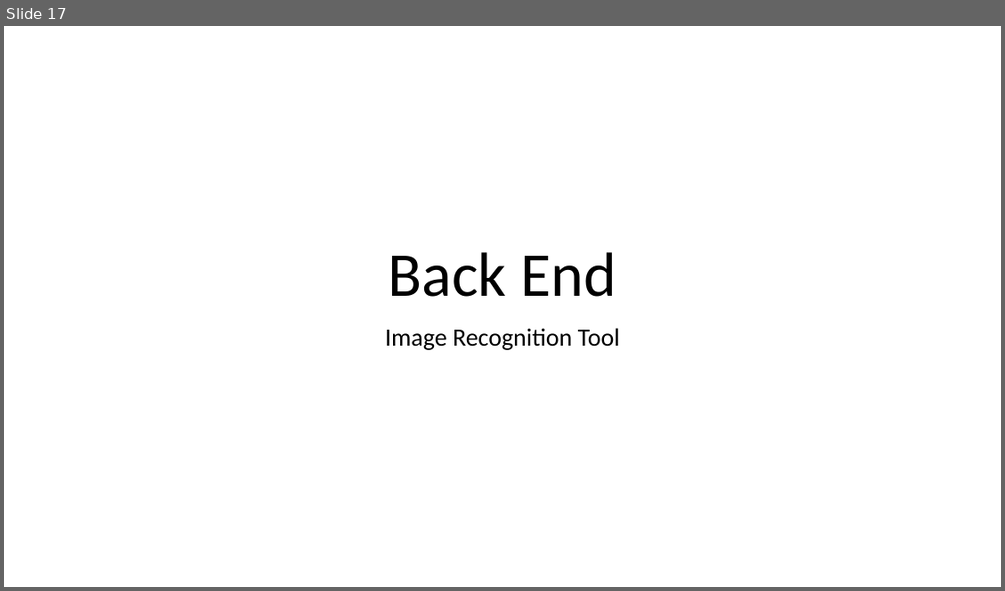
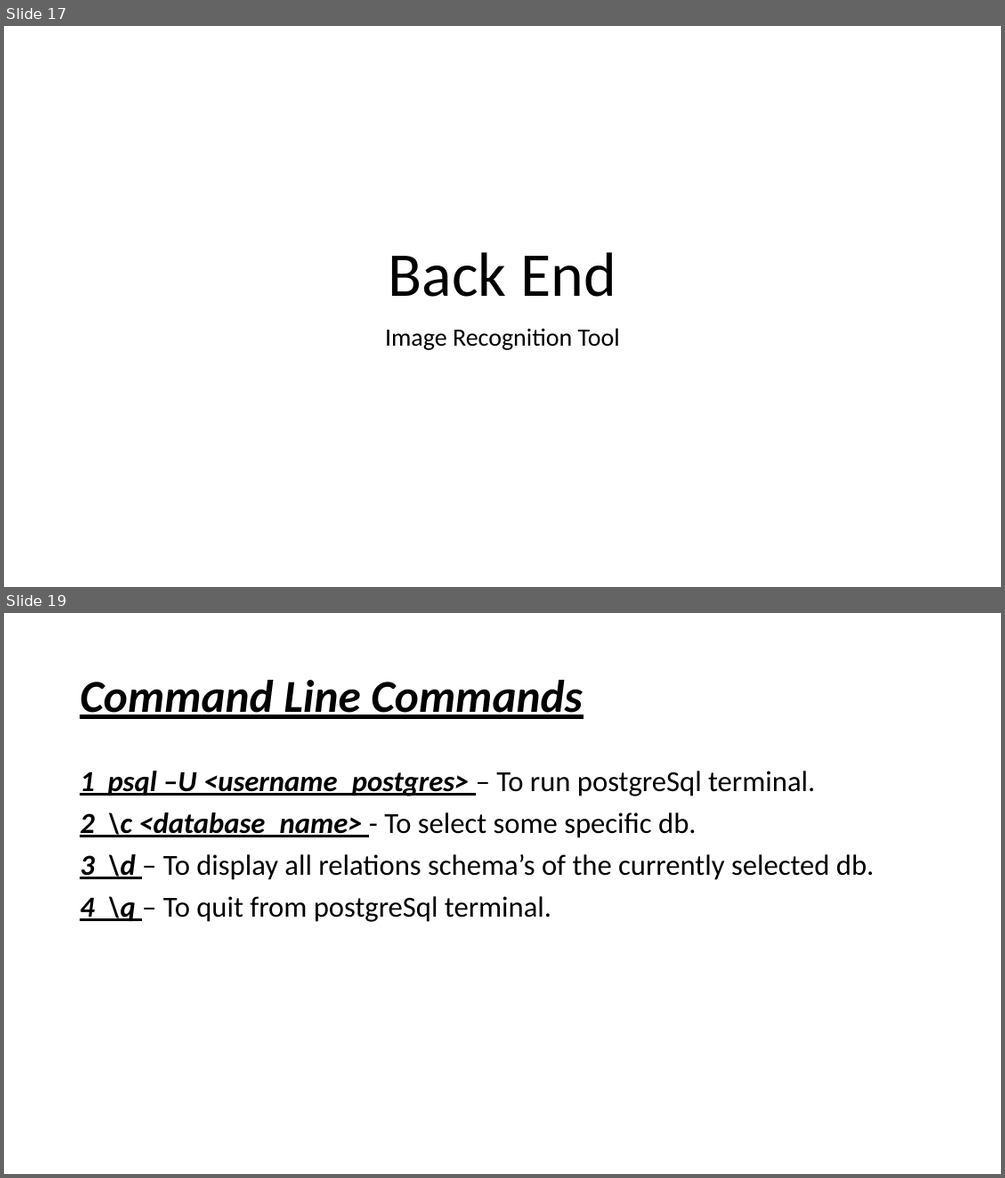
Before and after one commit to akbtech17/facerecognitionbrain, a slide deck: FrontEnd/src/About the Project.pptx. Shown one above the other, each under a label of ours: slide 17 before the commit, slides 17 and 19 after it; the slides between them are not shown. The pictures are 1005x591 and 1005x1178 pixels, drawn with LibreOffice and Linux fonts; fonts in the diff are those of the drawing. Boxes give left, top, right and bottom in pixels: in the first picture for what was removed or moved away, otherwise in the second. Text is boxed around its words. In the diff, an @@ line names an element or a change of style, - is before the commit and + after.

```diff
--- a/FrontEnd/src/About the Project.pptx
+++ b/FrontEnd/src/About the Project.pptx
@@ slide 19 added at box(4, 613, 1001, 1174), background #FFFFFF @@
@@ title added at box(80, 680, 582, 719), 44 pt, text #000000, bold, italic, underline @@
+Command Line Commands
@@ text added at box(80, 771, 874, 922), 28 pt, text #000000 @@
+1 psql –U <username_postgres> – To run postgreSql terminal.
+2 \c <database_name> - To select some specific db.
+3 \d – To display all relations schema’s of the currently selected db.
+4 \q – To quit from postgreSql terminal.
```
Also in this commit, not shown: 5 other slides added, 2 other files.
